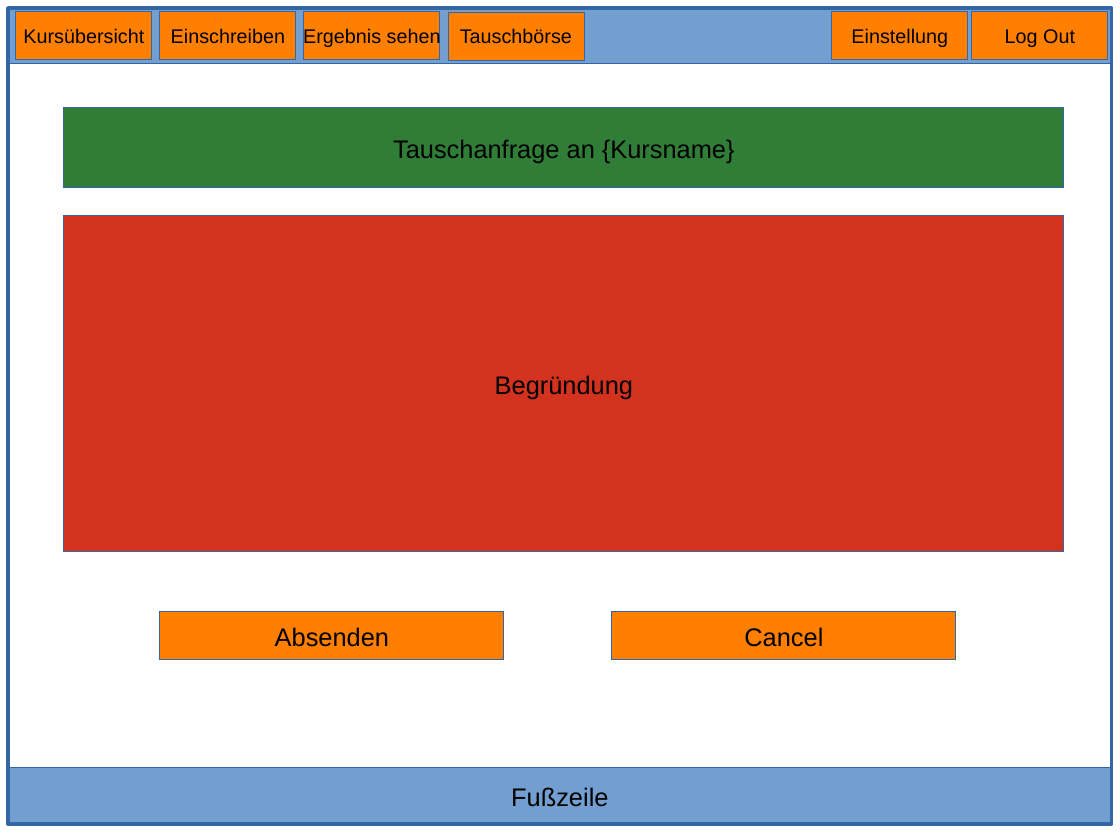
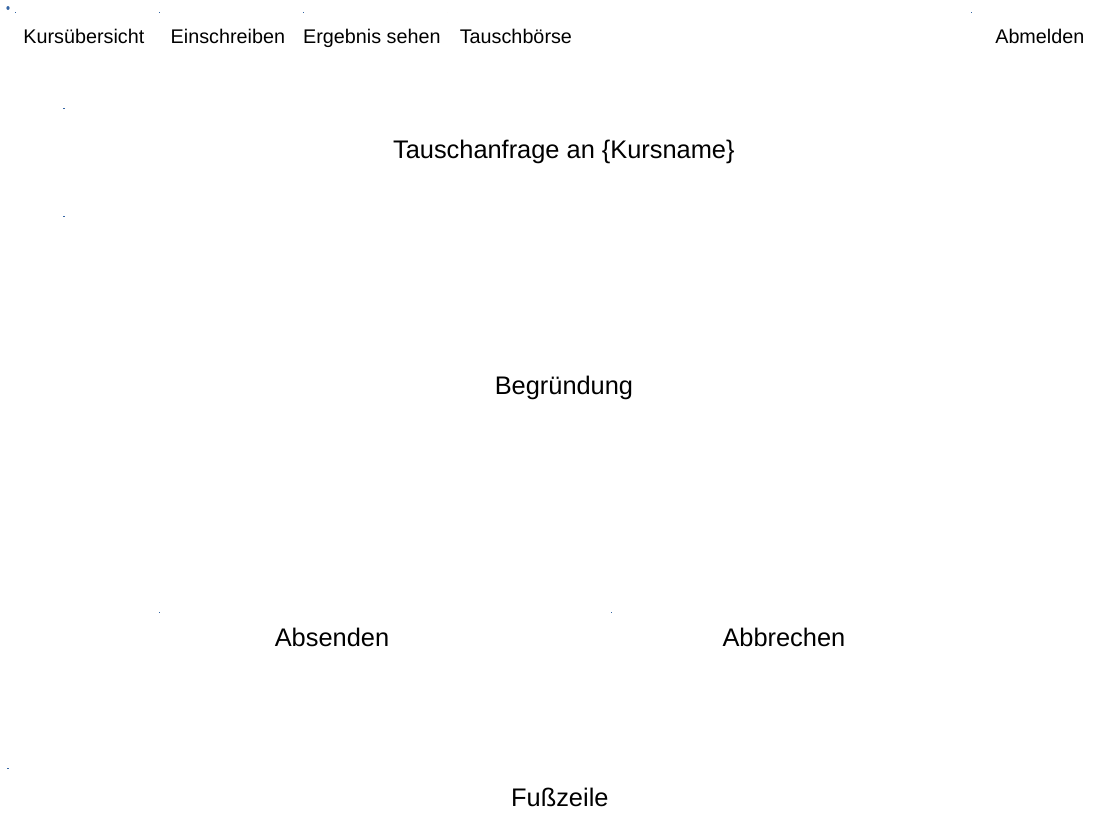
Before and after one commit to BWolfJena/BWolf, a slide deck: slide 9 of Frontend MockUps.pptx. Drawn at 1120x840 pixels with LibreOffice and Linux fonts; fonts in the diff are those of the drawing. Boxes give left, top, right and bottom in pixels: in the first picture for what was removed or moved away, otherwise in the second. Text is boxed around its words. In the diff, an @@ line names an element or a change of style, - is before the commit and + after.

```diff
--- a/Frontend MockUps.pptx
+++ b/Frontend MockUps.pptx
@@ freeform shape at (x1=8, y1=8, x2=1113, y2=824): outline redrawn @@
@@ freeform shape "Tauschbörse" at (x1=448, y1=12, x2=584, y2=60): outline redrawn @@
@@ freeform shape removed at (x1=832, y1=12, x2=969, y2=60) @@
-Einstellung
@@ text in freeform shape at (x1=995, y1=28, x2=1084, y2=44): text changed @@
-Log Out
+Abmelden
@@ outline #3465A4 0 pt to #3465A4 0.75 pt; outline redrawn in 10 elements at (x1=8, y1=768, x2=1113, y2=824), (x1=64, y1=108, x2=1064, y2=188), (x1=16, y1=12, x2=152, y2=60), (x1=160, y1=12, x2=296, y2=60), (x1=304, y1=12, x2=440, y2=60), (x1=64, y1=216, x2=1064, y2=553), (x1=160, y1=612, x2=504, y2=660), (x1=8, y1=8, x2=1113, y2=64), (x1=973, y1=12, x2=1109, y2=60), (x1=612, y1=612, x2=956, y2=660) @@
@@ text in freeform shape at (x1=723, y1=627, x2=846, y2=647): text changed @@
-Cancel
+Abbrechen
```
Also in this commit, not shown: 8 other slides changed, 25 other files.
